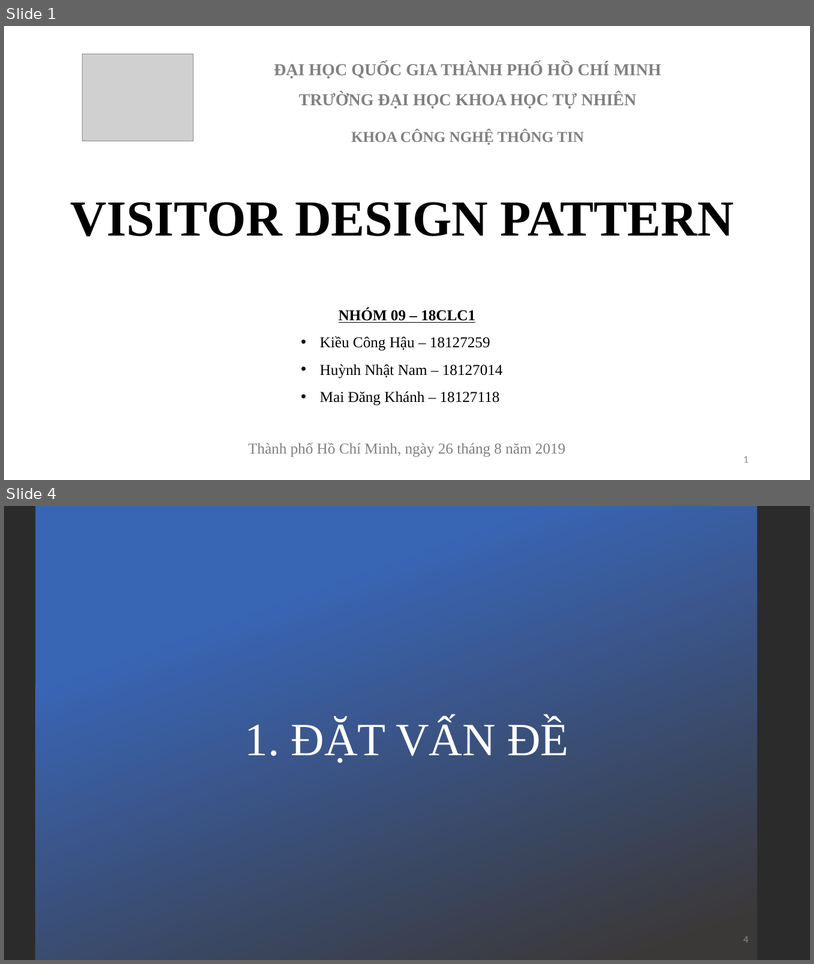
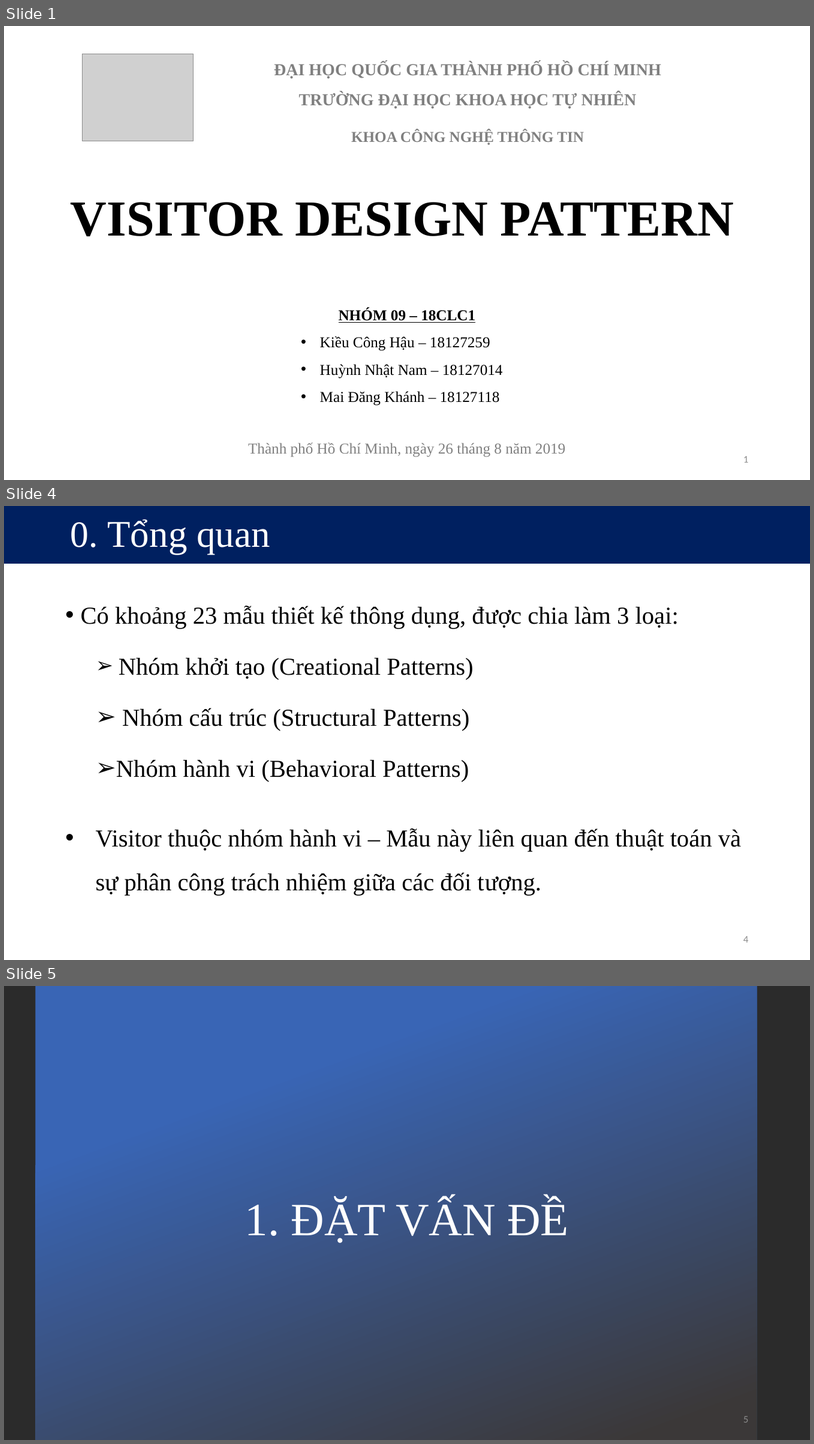
Before and after one commit to kieuconghau/lthdt-18clc1-09, a slide deck: Design Patterns/Design Patterns [Official]/Visitor/Visitor Design Pattern [Official].pptx. Shown one above the other, each under a label of ours: slides 1 and 4 before the commit, slides 1, 4 and 5 after it; the slides between them are not shown. The pictures are 814x964 and 814x1444 pixels, drawn with LibreOffice and Linux fonts; fonts in the diff are those of the drawing; grey boxes stand for pictures; background and template pictures are left out; a plain dark background stands for a picture behind light text. Boxes give left, top, right and bottom in pixels: in the first picture for what was removed or moved away, otherwise in the second. Text is boxed around its words. In the diff, an @@ line names an element or a change of style, - is before the commit and + after.

Commit message:
Visitor (remain: 9)

```diff
--- a/Design Patterns/Design Patterns [Official]/Visitor/Visitor Design Pattern [Official].pptx
+++ b/Design Patterns/Design Patterns [Official]/Visitor/Visitor Design Pattern [Official].pptx
@@ slide 4 added at [4, 506, 810, 960], background #FFFFFF @@
@@ title added at [4, 506, 810, 564], fill #002060, 45 pt, text #FFFFFF @@
+0. Tổng quan
@@ text added at [81, 606, 679, 781], 29 pt, text #000000 @@
+• Có khoảng 23 mẫu thiết kế thông dụng, được chia làm 3 loại:
+  ➢ Nhóm khởi tạo (Creational Patterns)
+  ➢ Nhóm cấu trúc (Structural Patterns)
+  ➢ Nhóm hành vi (Behavioral Patterns)
@@ text added at [96, 828, 741, 895], 29 pt, text #000000 @@
+• Visitor thuộc nhóm hành vi – Mẫu này liên quan đến thuật toán và sự phân công trách nhiệm giữa các đối tượng.
@@ page number added at [744, 936, 749, 942], 12 pt, text #8C8C8C @@
+4
@@ what was slide 4 is now slide 5 @@
@@ page number at [744, 1416, 749, 1422]: text changed @@
-4
+5
```
Also in this commit, not shown: 13 slides changed, 3 other slides added, 3 slides removed, 3 other files.
